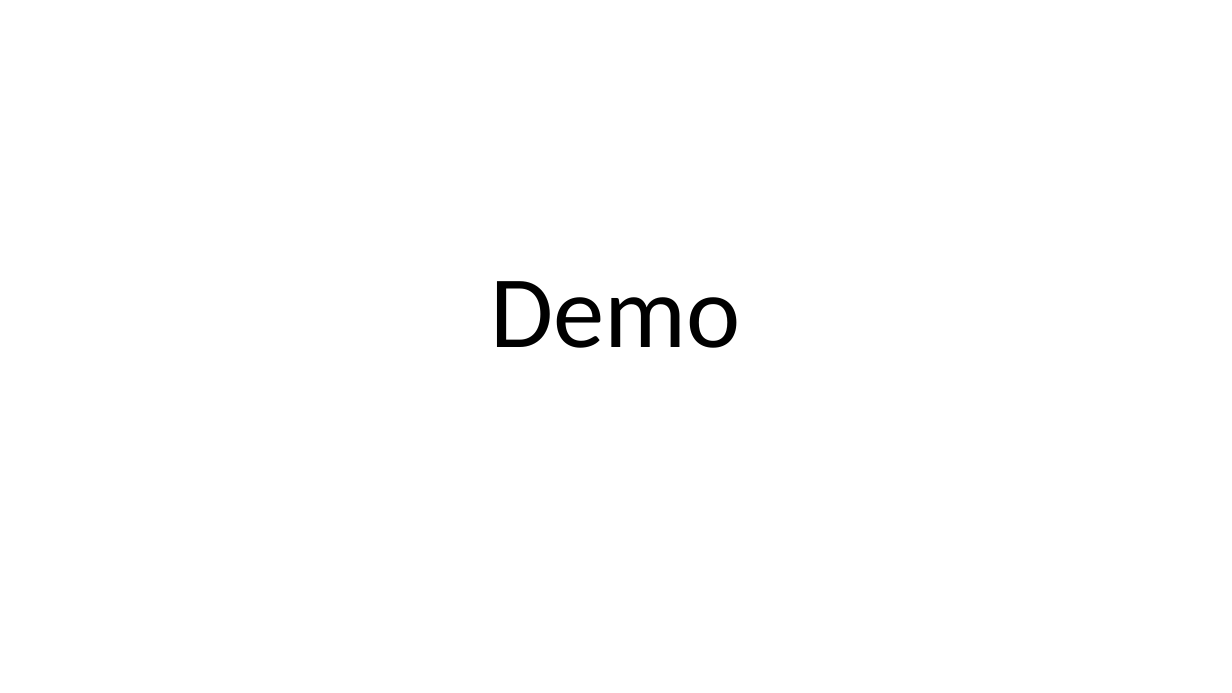
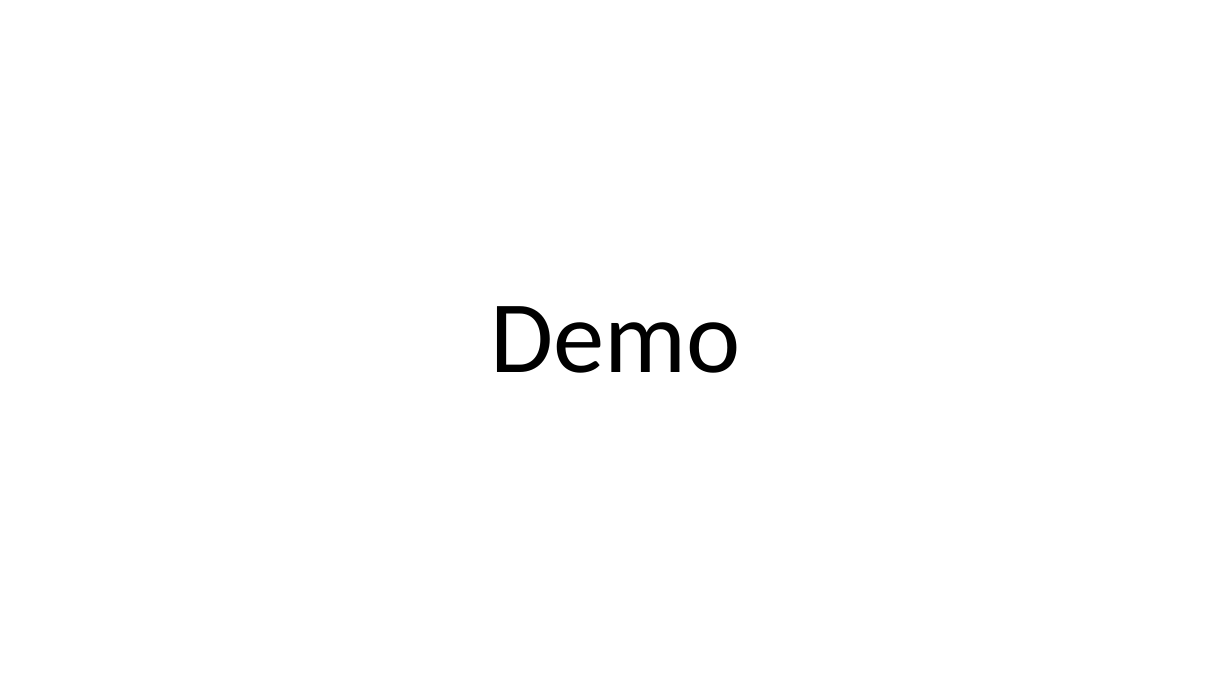
Before and after one commit to kunalm8470/azure-services, a slide deck: slide 23 of Azure Blob Storage/Storage Queues/Azure Storage Queues.pptx. Drawn at 1232x693 pixels with LibreOffice and Linux fonts; fonts in the diff are those of the drawing. Boxes give left, top, right and bottom in pixels: in the first picture for what was removed or moved away, otherwise in the second. Text is boxed around its words. In the diff, an @@ line names an element or a change of style, - is before the commit and + after.

```diff
--- a/Azure Blob Storage/Storage Queues/Azure Storage Queues.pptx
+++ b/Azure Blob Storage/Storage Queues/Azure Storage Queues.pptx
@@ text "Demo": place and size @@
-text "Demo" at [491,281,741,348]
+text "Demo" at [491,306,741,373]
```
Also in this commit, not shown: 47 other files.
